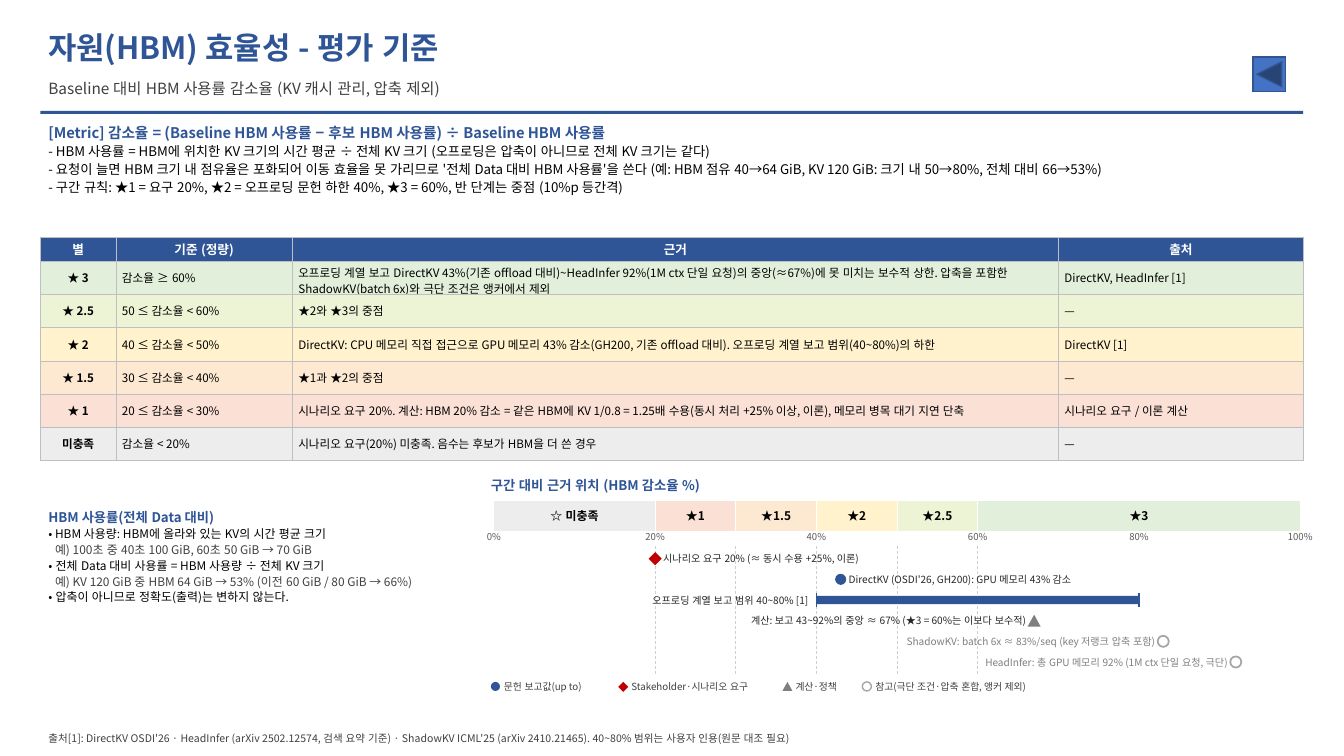
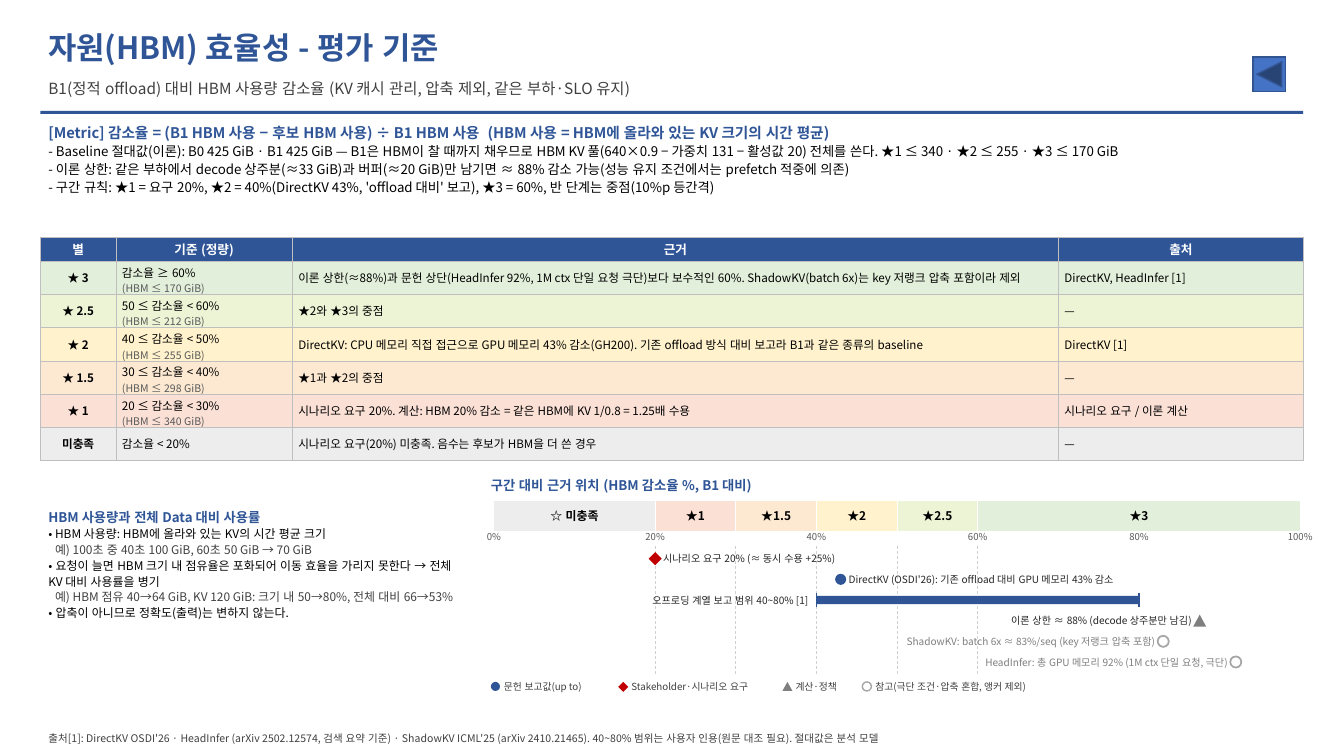
Before and after one commit to mkim0628/vllm, a slide deck: slide 13 of doc-mk/QA-criteria-v4/DP-QA-criteria-v4.pptx (slide 7 before the commit). Drawn at 1344x756 pixels with LibreOffice and Linux fonts; fonts in the diff are those of the drawing. Boxes give left, top, right and bottom in pixels: in the first picture for what was removed or moved away, otherwise in the second. Text is boxed around its words. In the diff, an @@ line names an element or a change of style, - is before the commit and + after.

```diff
--- a/doc-mk/QA-criteria-v4/DP-QA-criteria-v4.pptx
+++ b/doc-mk/QA-criteria-v4/DP-QA-criteria-v4.pptx
@@ text at bbox=[48, 81, 630, 97]: text changed @@
-Baseline 대비 HBM 사용률 감소율 (KV 캐시 관리, 압축 제외)
+B1(정적 offload) 대비 HBM 사용량 감소율 (KV 캐시 관리, 압축 제외, 같은 부하·SLO 유지)
@@ text at bbox=[48, 125, 1119, 195]: text changed @@
-[Metric] 감소율 = (Baseline HBM 사용률 − 후보 HBM 사용률) ÷ Baseline HBM 사용률
-- HBM 사용률 = HBM에 위치한 KV 크기의 시간 평균 ÷ 전체 KV 크기 (오프로딩은 압축이 아니므로 전체 KV 크기는 같다)
-- 요청이 늘면 HBM 크기 내 점유율은 포화되어 이동 효율을 못 가리므로 '전체 Data 대비 HBM 사용률'을 쓴다 (예: HBM 점유 40→64 GiB, KV 120 GiB: 크기 내 50→80%, 전체 대비 66→53%)
-- 구간 규칙: ★1 = 요구 20%, ★2 = 오프로딩 문헌 하한 40%, ★3 = 60%, 반 단계는 중점 (10%p 등간격)
+[Metric] 감소율 = (B1 HBM 사용 − 후보 HBM 사용) ÷ B1 HBM 사용 (HBM 사용 = HBM에 올라와 있는 KV 크기의 시간 평균)
+- Baseline 절대값(이론): B0 425 GiB · B1 425 GiB — B1은 HBM이 찰 때까지 채우므로 HBM KV 풀(640×0.9 − 가중치 131 − 활성값 20) 전체를 쓴다. ★1 ≤ 340 · ★2 ≤ 255 · ★3 ≤ 170 GiB
+- 이론 상한: 같은 부하에서 decode 상주분(≈33 GiB)과 버퍼(≈20 GiB)만 남기면 ≈ 88% 감소 가능(성능 유지 조건에서는 prefetch 적중에 의존)
+- 구간 규칙: ★1 = 요구 20%, ★2 = 40%(DirectKV 43%, 'offload 대비' 보고), ★3 = 60%, 반 단계는 중점(10%p 등간격)
@@ table at bbox=[40, 237, 1304, 461] @@
-row 2, column 2: 감소율 ≥ 60%
+row 2, column 2: 감소율 ≥ 60% / (HBM ≤ 170 GiB)
-row 2, column 3: 오프로딩 계열 보고 DirectKV 43%(기존 offload 대비)~HeadInfer 92%(1M ctx 단일 요청)의 중앙(≈67%)에 못 미치는 보수적 상한. 압축을 포함한 ShadowKV(batch 6x)와 극단 조건은 앵커에서 제외
+row 2, column 3: 이론 상한(≈88%)과 문헌 상단(HeadInfer 92%, 1M ctx 단일 요청 극단)보다 보수적인 60%. ShadowKV(batch 6x)는 key 저랭크 압축 포함이라 제외
-row 3, column 2: 50 ≤ 감소율 < 60%
+row 3, column 2: 50 ≤ 감소율 < 60% / (HBM ≤ 212 GiB)
-row 4, column 2: 40 ≤ 감소율 < 50%
+row 4, column 2: 40 ≤ 감소율 < 50% / (HBM ≤ 255 GiB)
-row 4, column 3: DirectKV: CPU 메모리 직접 접근으로 GPU 메모리 43% 감소(GH200, 기존 offload 대비). 오프로딩 계열 보고 범위(40~80%)의 하한
+row 4, column 3: DirectKV: CPU 메모리 직접 접근으로 GPU 메모리 43% 감소(GH200). 기존 offload 방식 대비 보고라 B1과 같은 종류의 baseline
-row 5, column 2: 30 ≤ 감소율 < 40%
+row 5, column 2: 30 ≤ 감소율 < 40% / (HBM ≤ 298 GiB)
-row 6, column 2: 20 ≤ 감소율 < 30%
+row 6, column 2: 20 ≤ 감소율 < 30% / (HBM ≤ 340 GiB)
-row 6, column 3: 시나리오 요구 20%. 계산: HBM 20% 감소 = 같은 HBM에 KV 1/0.8 = 1.25배 수용(동시 처리 +25% 이상, 이론), 메모리 병목 대기 지연 단축
+row 6, column 3: 시나리오 요구 20%. 계산: HBM 20% 감소 = 같은 HBM에 KV 1/0.8 = 1.25배 수용
@@ text at bbox=[491, 479, 751, 493]: text changed @@
-구간 대비 근거 위치 (HBM 감소율 %)
+구간 대비 근거 위치 (HBM 감소율 %, B1 대비)
@@ text at bbox=[48, 511, 261, 524]: text changed @@
-HBM 사용률(전체 Data 대비)
+HBM 사용량과 전체 Data 대비 사용률
@@ text at bbox=[48, 560, 453, 603]: text changed @@
-• 전체 Data 대비 사용률 = HBM 사용량 ÷ 전체 KV 크기
-예) KV 120 GiB 중 HBM 64 GiB → 53% (이전 60 GiB / 80 GiB → 66%)
+• 요청이 늘면 HBM 크기 내 점유율은 포화되어 이동 효율을 가리지 못한다 → 전체 KV 대비 사용률을 병기
+예) HBM 점유 40→64 GiB, KV 120 GiB: 크기 내 50→80%, 전체 대비 66→53%
@@ text at bbox=[663, 552, 835, 564]: text changed @@
-시나리오 요구 20% (≈ 동시 수용 +25%, 이론)
+시나리오 요구 20% (≈ 동시 수용 +25%)
@@ text at bbox=[849, 573, 1114, 587]: text changed @@
-DirectKV (OSDI'26, GH200): GPU 메모리 43% 감소
+DirectKV (OSDI'26): 기존 offload 대비 GPU 메모리 43% 감소
@@ text at bbox=[1011, 615, 1192, 626]: text changed @@
-계산: 보고 43~92%의 중앙 ≈ 67% (★3 = 60%는 이보다 보수적)
+이론 상한 ≈ 88% (decode 상주분만 남김)
@@ triangle: place and size @@
-triangle at bbox=[1028, 615, 1042, 627]
+triangle at bbox=[1194, 615, 1207, 627]
@@ text at bbox=[48, 733, 878, 744]: text changed @@
-출처[1]: DirectKV OSDI'26 · HeadInfer (arXiv 2502.12574, 검색 요약 기준) · ShadowKV ICML'25 (arXiv 2410.21465). 40~80% 범위는 사용자 인용(원문 대조 필요)
+출처[1]: DirectKV OSDI'26 · HeadInfer (arXiv 2502.12574, 검색 요약 기준) · ShadowKV ICML'25 (arXiv 2410.21465). 40~80% 범위는 사용자 인용(원문 대조 필요). 절대값은 분석 모델
```
Also in this commit, not shown: 11 other slides changed, 6 slides added, 6 other files.
